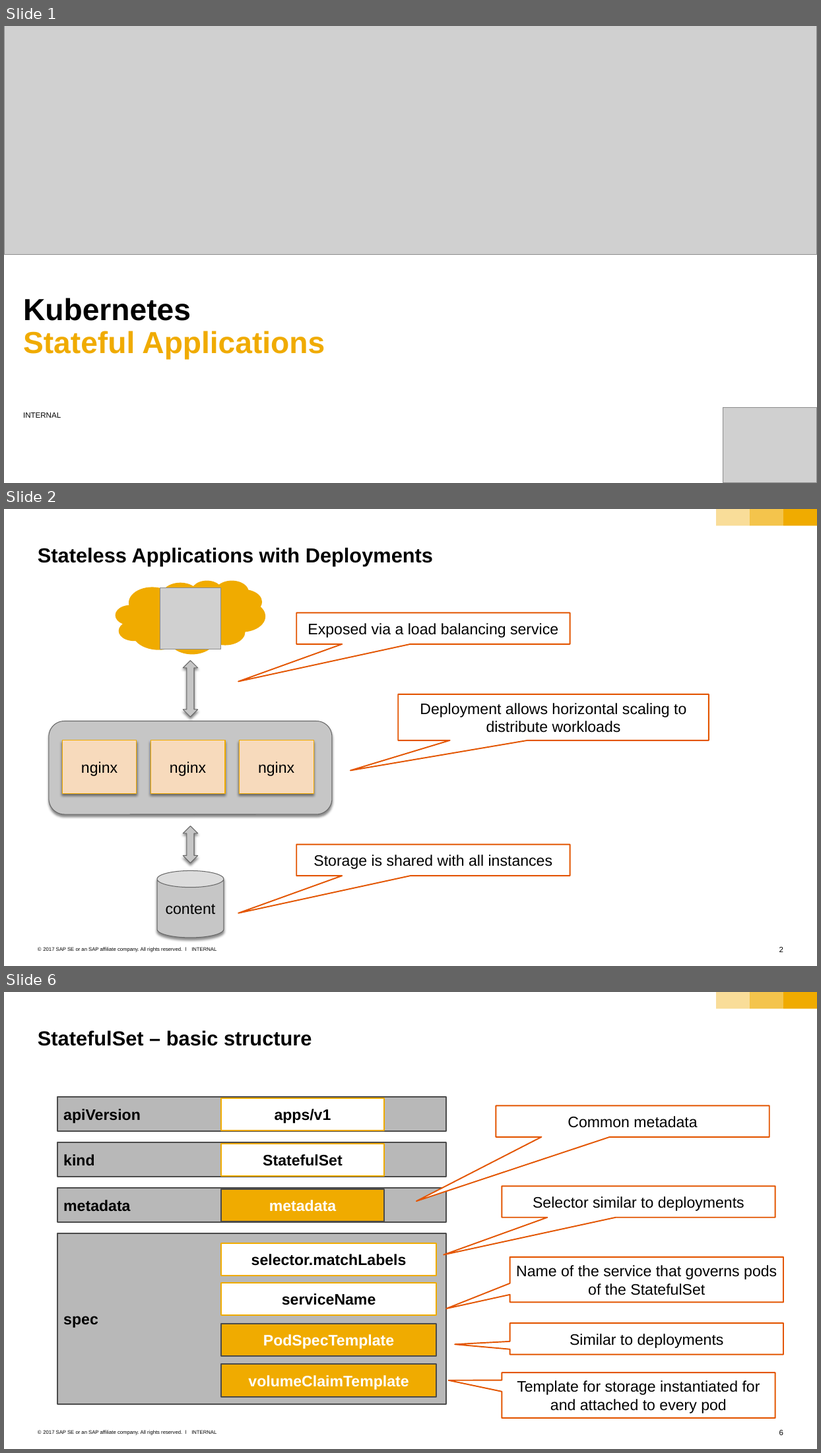
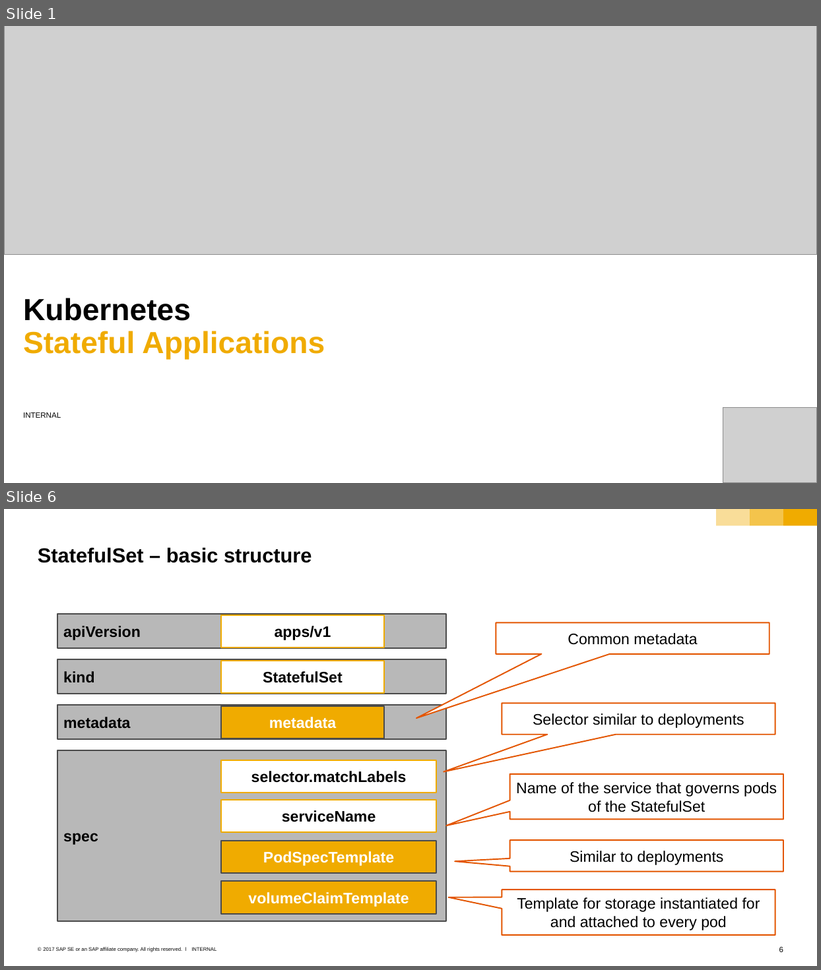
Before and after one commit to cuijiyao01/docker-k8s-training, a slide deck: kubernetes/10_statefulset.pptx. Shown one above the other, each under a label of ours: slides 1, 2 and 6 before the commit, slides 1 and 6 after it; the slides between them are not shown. The pictures are 821x1453 and 821x970 pixels, drawn with LibreOffice and Linux fonts; fonts in the diff are those of the drawing; grey boxes stand for pictures; background and template pictures are left out. Boxes give left, top, right and bottom in pixels: in the first picture for what was removed or moved away, otherwise in the second. Text is boxed around its words. In the diff, an @@ line names an element or a change of style, - is before the commit and + after.

```diff
--- a/kubernetes/10_statefulset.pptx
+++ b/kubernetes/10_statefulset.pptx
@@ slide 2 removed at bbox=[4, 509, 817, 966], background #FFFFFF; not listed: 6 template elements that a slide beside it also shows @@
@@ title removed at bbox=[38, 547, 433, 566] @@
-Stateless Applications with Deployments
@@ cloud removed at bbox=[116, 580, 265, 654] @@
@@ picture removed at bbox=[160, 588, 221, 649] @@
@@ speech box removed at bbox=[296, 613, 570, 644] @@
-Exposed via a load balancing service
@@ up down arrow removed at bbox=[184, 661, 198, 718] @@
@@ speech box removed at bbox=[398, 694, 709, 741] @@
-Deployment allows horizontal scaling to distribute workloads
@@ group removed at bbox=[48, 721, 331, 815]: 3 rectangles, 1 rounded rectangle @@
-nginx
-nginx
-nginx
@@ up down arrow removed at bbox=[184, 826, 198, 863] @@
@@ speech box removed at bbox=[296, 845, 570, 876] @@
-Storage is shared with all instances
@@ cylinder removed at bbox=[157, 871, 223, 938] @@
-content
```
Also in this commit, not shown: 1 slide changed, 3 slides added, 3 other slides removed.
